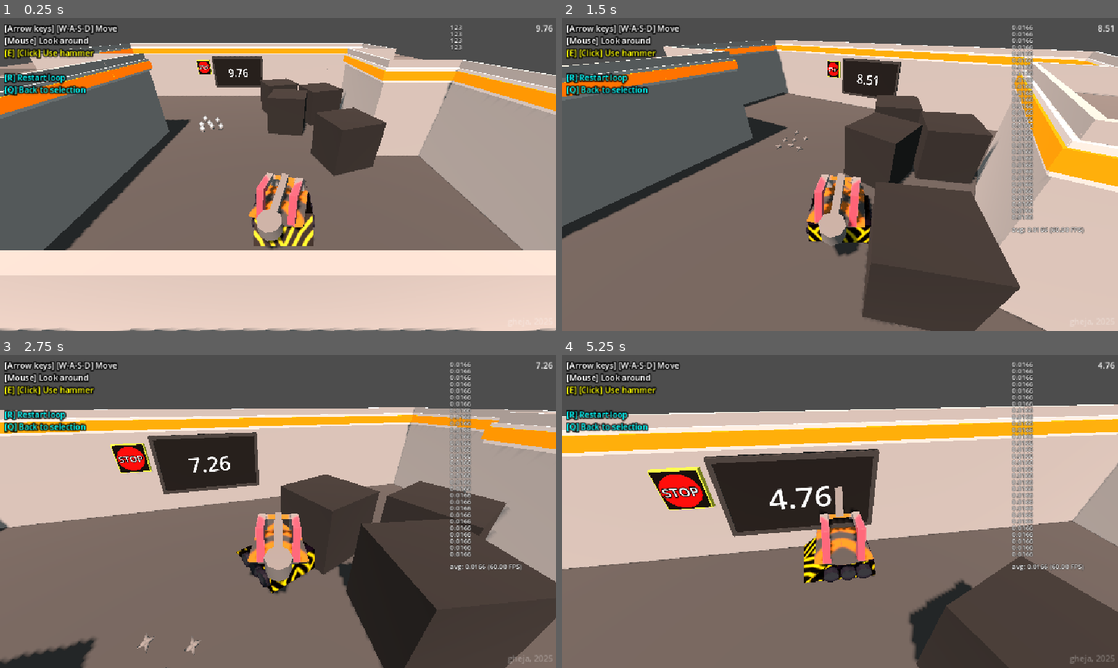
Above: before the commit, frames 1-4 (two rows, left to right).
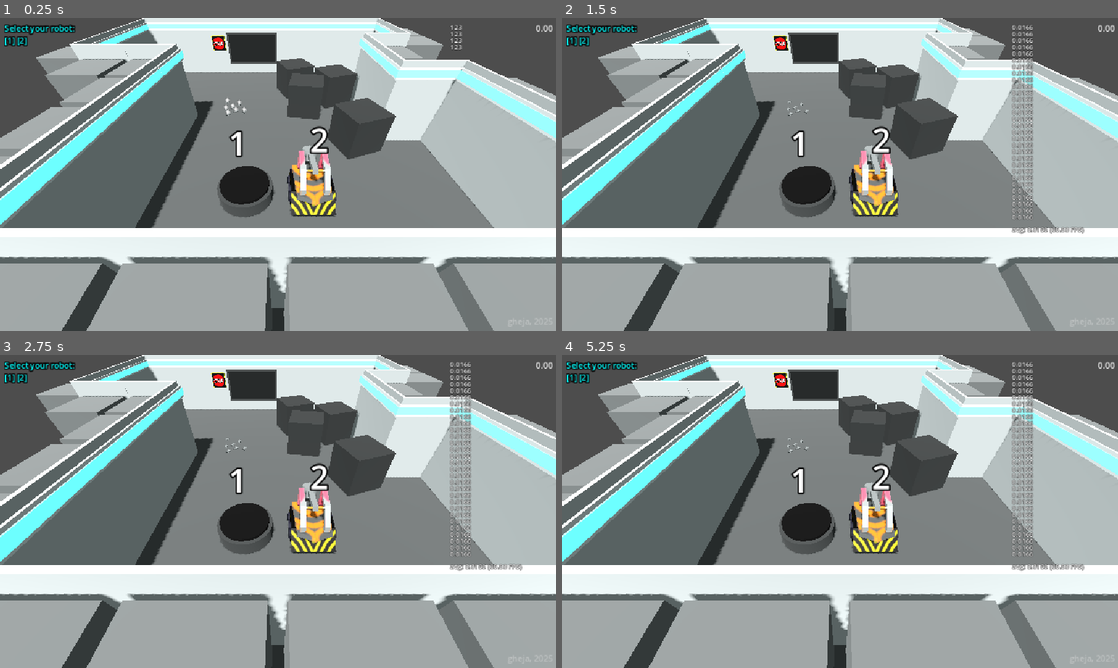
Above: after the commit, the same moments.

Repository: gheja/bot-loop
Game: Godot game, scene res://scenes/main_scene.tscn
Same seed, same stepped clock (60 frames per second), same inputs: the game is played once before the commit and once after it.
Inputs (mouse positions are in pixels of both pictures, inside the frame that each line leads up to):
- Up to frame 1 (0.25 s): no input
- Up to frame 2 (1.5 s): move the mouse to (867, 174) at 0.52 s; hold W (move_up) from 0.53 s (still down); tap E (action_primary) at 0.6, 1.35 s; move the mouse to (812, 174) at 1.27 s
- Up to frame 3 (2.75 s): keep holding W (move_up); move the mouse to (289, 505) at 2.02 s; tap E (action_primary) at 2.1 s
- Up to frame 4 (5.25 s): keep holding W (move_up); move the mouse to (834, 517) at 2.77 s; tap E (action_primary) every 0.75 s from 2.85 to 5.1 s; move the mouse to (878, 514) at 3.52 s; move the mouse to (795, 508) at 4.27 s; move the mouse to (845, 511) at 5.02 s

The runs differ from the first frame. In frame 1, 86% of the frame differs, in the area x 0-100%, y 0-100%; in frame 2, 85%; in frame 3, 92%; in frame 4, 92%.

Commit message:
Added PlayerCharacterRoomba, added the "subclass" for player characters

Diff:
--- a/src/objects/player_character_base.gd
+++ b/src/objects/player_character_base.gd
@@ -6,6 +6,8 @@
 @export var player_index = -1
 @export var has_primary_action = true
 @export var controls_help_text = "[E] [Click] Use hammer"
+
+@export_enum("hammer", "roomba") var bot_class = "hammer"
 
 @onready var camera_pivot = $Node3D/CameraPivot
 @onready var camera = $Node3D/CameraPivot/SpringArm3D/Camera3D
@@ -31,6 +33,12 @@
 }
 
 func _ready() -> void:
+	if player_index == -1:
+		# this is hackis but at least this way we don't need to edit the children
+		var parent = get_parent()
+		if parent is PlayerCharacterSubclass:
+			player_index = parent.player_index
+
 	assert(player_index != -1, "Player object is not set up correctly")
 
 	Signals.save_player_recording.connect(_on_save_player_recording)
@@ -133,4 +141,9 @@
 	is_broken_down = true
 
 func _on_hit_box_area_entered(area: Area3D) -> void:
-	break_down()
+	if bot_class == "hammer":
+		break_down()
+	elif bot_class == "roomba":
+		var parent = area.get_parent()
+		if parent is ObjectTrap:
+			parent.queue_free()
--- a/src/objects/player_character_base.tscn
+++ b/src/objects/player_character_base.tscn
@@ -5,7 +5,7 @@
 [sub_resource type="SphereShape3D" id="SphereShape3D_h5vi8"]
 
 [sub_resource type="CylinderShape3D" id="CylinderShape3D_erfry"]
-height = 0.5
+height = 0.081543
 
 [sub_resource type="SphereShape3D" id="SphereShape3D_mxwbm"]
 radius = 0.2
--- a/src/objects/player_character_bot_hammer.tscn
+++ b/src/objects/player_character_bot_hammer.tscn
@@ -1,11 +1,27 @@
-[gd_scene load_steps=8 format=3 uid="uid://vtcyr4a4c47f"]
+[gd_scene load_steps=9 format=3 uid="uid://vtcyr4a4c47f"]
 
+[ext_resource type="Script" uid="uid://cqlw0x5ovn8m2" path="res://objects/player_character_subclass.gd" id="1_t5a1n"]
 [ext_resource type="PackedScene" uid="uid://d1c6npie2eut3" path="res://assets/models/wheels_1.glb" id="2_d0fie"]
 [ext_resource type="PackedScene" uid="uid://cbv1iy11bd6x1" path="res://objects/player_character_base.tscn" id="2_t5a1n"]
 [ext_resource type="PackedScene" uid="uid://p7hb5n2cphkq" path="res://assets/models/cage_1.glb" id="3_mxwbm"]
 
 [sub_resource type="BoxShape3D" id="BoxShape3D_eaipk"]
 size = Vector3(0.261719, 0.389648, 1.42639)
+
+[sub_resource type="Animation" id="Animation_t5a1n"]
+length = 0.001
+tracks/0/type = "value"
+tracks/0/imported = false
+tracks/0/enabled = true
+tracks/0/path = NodePath("Visuals/UpperBody/Hammer:rotation")
+tracks/0/interp = 1
+tracks/0/loop_wrap = true
+tracks/0/keys = {
+"times": PackedFloat32Array(0),
+"transitions": PackedFloat32Array(1),
+"update": 0,
+"values": [Vector3(0, 0, 0)]
+}
 
 [sub_resource type="Animation" id="Animation_mxwbm"]
 resource_name = "primary_action"
@@ -23,21 +39,6 @@
 "values": [Vector3(0, 0, 0), Vector3(1.50447, 0, 0), Vector3(0, 0, 0)]
 }
 
-[sub_resource type="Animation" id="Animation_t5a1n"]
-length = 0.001
-tracks/0/type = "value"
-tracks/0/imported = false
-tracks/0/enabled = true
-tracks/0/path = NodePath("Visuals/UpperBody/Hammer:rotation")
-tracks/0/interp = 1
-tracks/0/loop_wrap = true
-tracks/0/keys = {
-"times": PackedFloat32Array(0),
-"transitions": PackedFloat32Array(1),
-"update": 0,
-"values": [Vector3(0, 0, 0)]
-}
-
 [sub_resource type="AnimationLibrary" id="AnimationLibrary_eaipk"]
 _data = {
 &"RESET": SubResource("Animation_t5a1n"),
@@ -45,6 +46,7 @@
 }
 
 [node name="PlayerCharacterBotHammer" type="Node3D"]
+script = ExtResource("1_t5a1n")
 
 [node name="PlayerCharacterBase" parent="." instance=ExtResource("2_t5a1n")]
 
--- /dev/null
+++ b/src/objects/player_character_roomba.tscn
@@ -0,0 +1,54 @@
+[gd_scene load_steps=8 format=3 uid="uid://fbuqkwk1smo1"]
+
+[ext_resource type="Script" uid="uid://cqlw0x5ovn8m2" path="res://objects/player_character_subclass.gd" id="1_1dx07"]
+[ext_resource type="PackedScene" uid="uid://cbv1iy11bd6x1" path="res://objects/player_character_base.tscn" id="1_tx1vf"]
+
+[sub_resource type="StandardMaterial3D" id="StandardMaterial3D_h1vv4"]
+albedo_color = Color(0.252028, 0.252028, 0.252028, 1)
+
+[sub_resource type="StandardMaterial3D" id="StandardMaterial3D_1dx07"]
+albedo_color = Color(0.0430392, 0.0430391, 0.0430392, 1)
+
+[sub_resource type="Animation" id="Animation_mxwbm"]
+resource_name = "primary_action"
+step = 0.1
+
+[sub_resource type="Animation" id="Animation_t5a1n"]
+length = 0.001
+
+[sub_resource type="AnimationLibrary" id="AnimationLibrary_eaipk"]
+_data = {
+&"RESET": SubResource("Animation_t5a1n"),
+&"primary_action": SubResource("Animation_mxwbm")
+}
+
+[node name="PlayerCharacterRoomba" type="Node3D"]
+script = ExtResource("1_1dx07")
+
+[node name="PlayerCharacterBase" parent="." instance=ExtResource("1_tx1vf")]
+has_primary_action = false
+bot_class = "roomba"
+
+[node name="CSGCylinder3D" type="CSGCylinder3D" parent="PlayerCharacterBase/Visuals/LowerBody" index="0"]
+transform = Transform3D(1, 0, 0, 0, 1, 0, 0, 0, 1, 0, 0.224579, 0)
+radius = 0.830078
+height = 0.464783
+sides = 19
+material = SubResource("StandardMaterial3D_h1vv4")
+
+[node name="CSGCylinder3D2" type="CSGCylinder3D" parent="PlayerCharacterBase/Visuals/LowerBody" index="1"]
+transform = Transform3D(1, 0, 0, 0, 1, 0, 0, 0, 1, 0, 0.521325, 0)
+radius = 0.733887
+height = 0.0906677
+sides = 19
+material = SubResource("StandardMaterial3D_1dx07")
+
+[node name="CollisionShapeUpper" parent="PlayerCharacterBase" index="2"]
+transform = Transform3D(1, 0, 0, 0, 1, 0, 0, 0, 1, 0, 0.540771, 0)
+
+[node name="AnimationPlayer" type="AnimationPlayer" parent="PlayerCharacterBase"]
+libraries = {
+&"": SubResource("AnimationLibrary_eaipk")
+}
+
+[editable path="PlayerCharacterBase"]
--- /dev/null
+++ b/src/objects/player_character_subclass.gd
@@ -0,0 +1,4 @@
+class_name PlayerCharacterSubclass
+extends Node3D
+
+@export var player_index = -1
--- a/src/scenes/level_2.tscn
+++ b/src/scenes/level_2.tscn
@@ -9,6 +9,7 @@
 [ext_resource type="PackedScene" uid="uid://b7uql7ksjs0rd" path="res://objects/object_box.tscn" id="7_fldb1"]
 [ext_resource type="PackedScene" uid="uid://camdrurfym6xn" path="res://objects/object_trap.tscn" id="8_6cvei"]
 [ext_resource type="PackedScene" uid="uid://vtcyr4a4c47f" path="res://objects/player_character_bot_hammer.tscn" id="8_guvtl"]
+[ext_resource type="PackedScene" uid="uid://fbuqkwk1smo1" path="res://objects/player_character_roomba.tscn" id="9_que50"]
 
 [node name="Level2" type="Node3D"]
 
@@ -139,12 +140,12 @@
 [node name="ObjectTrap7" parent="LevelBase/LevelObjectContainer" index="40" instance=ExtResource("8_6cvei")]
 transform = Transform3D(0.999999, 0, 0, 0, 0.999999, 0, 0, 0, 0.999999, -1.43438, 2.37993e-07, -1.012)
 
-[node name="PlayerCharacterBotHammer" parent="LevelBase/PlayerObjectContainer" index="0" instance=ExtResource("8_guvtl")]
-transform = Transform3D(0.999999, 0, 0, 0, 0.999999, 0, 0, 0, 0.999999, 1.99643, 0.1, 3.99285)
-
-[node name="PlayerCharacterBase" parent="LevelBase/PlayerObjectContainer/PlayerCharacterBotHammer" index="0"]
+[node name="PlayerCharacterRoomba" parent="LevelBase/PlayerObjectContainer" index="0" instance=ExtResource("9_que50")]
+transform = Transform3D(1, 0, 0, 0, 1, 0, 0, 0, 1, 0, 0, 3.99285)
 player_index = 1
 
+[node name="PlayerCharacterBotHammer" parent="LevelBase/PlayerObjectContainer" index="1" instance=ExtResource("8_guvtl")]
+transform = Transform3D(0.999999, 0, 0, 0, 0.999999, 0, 0, 0, 0.999999, 1.99643, 0.1, 3.99285)
+player_index = 2
+
 [editable path="LevelBase"]
-[editable path="LevelBase/PlayerObjectContainer/PlayerCharacterBotHammer"]
-[editable path="LevelBase/PlayerObjectContainer/PlayerCharacterBotHammer/PlayerCharacterBase"]
Not shown, added: src/objects/player_character_subclass.gd.uid
Not shown: 1 places in src/scenes/level_2.tscn that only renumber resources
